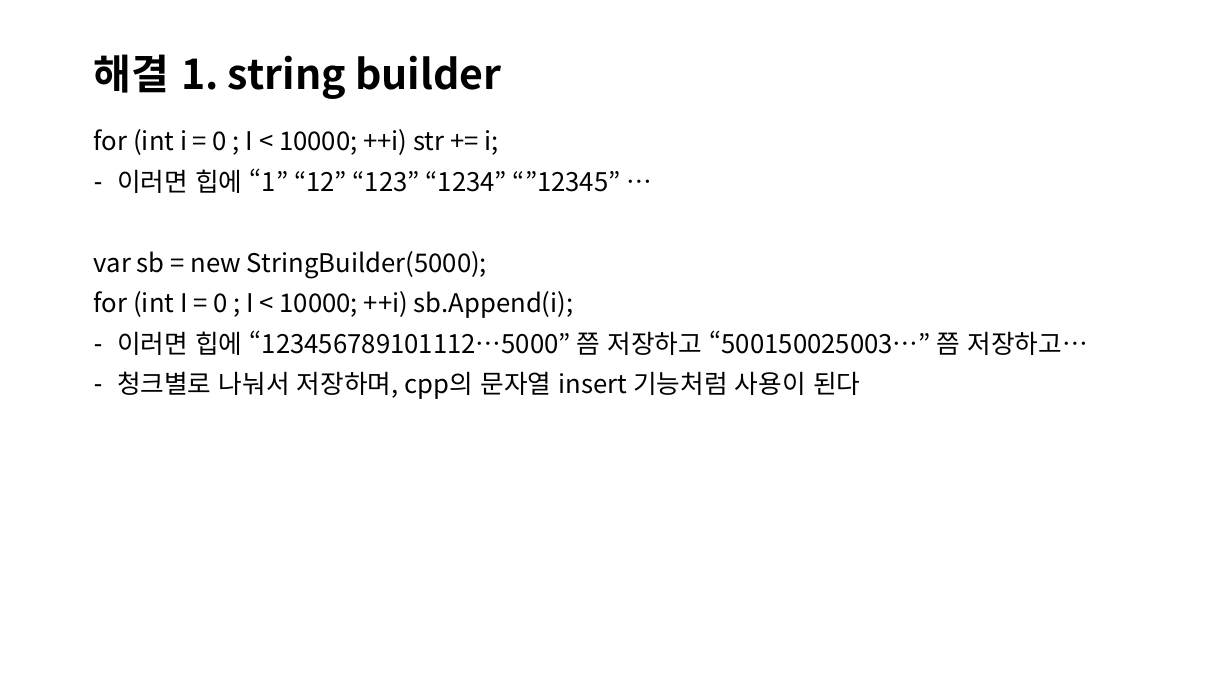
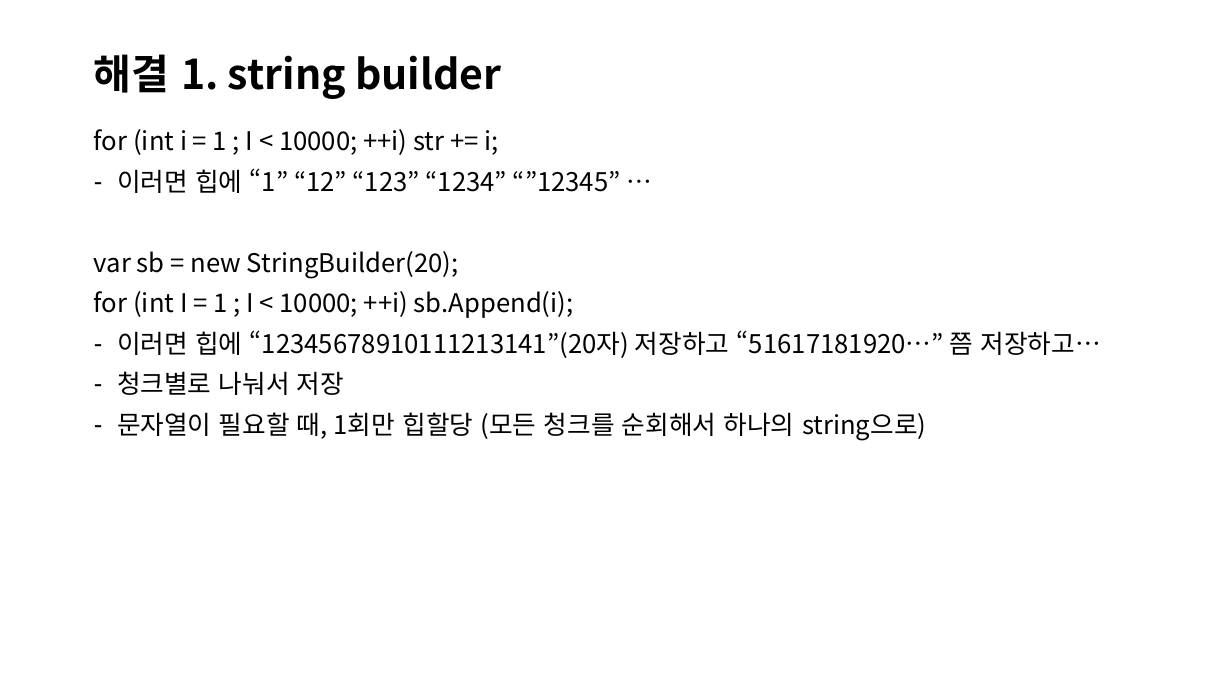
Before and after one commit to kimgaejin/CodeReview, a slide deck: slide 8 of #presentations/013_kimgaejin_string.pptx. Drawn at 1232x693 pixels with LibreOffice and Linux fonts; fonts in the diff are those of the drawing. Boxes give left, top, right and bottom in pixels: in the first picture for what was removed or moved away, otherwise in the second. Text is boxed around its words. In the diff, an @@ line names an element or a change of style, - is before the commit and + after.

Commit message:
fix

```diff
--- a/#presentations/013_kimgaejin_string.pptx
+++ b/#presentations/013_kimgaejin_string.pptx
@@ text at (94, 129, 499, 155): text changed @@
-for (int i = 0 ; I < 10000; ++i) str += i;
+for (int i = 1 ; I < 10000; ++i) str += i;
@@ text at (94, 251, 1100, 441): text changed @@
-var sb = new StringBuilder(5000);
-for (int I = 0 ; I < 10000; ++i) sb.Append(i);
-– 이러면 힙에 “123456789101112…5000” 쯤 저장하고 “500150025003…” 쯤 저장하고…
-– 청크별로 나눠서 저장하며, cpp의 문자열 insert 기능처럼 사용이 된다
+var sb = new StringBuilder(20);
+for (int I = 1 ; I < 10000; ++i) sb.Append(i);
+– 이러면 힙에 “12345678910111213141”(20자) 저장하고 “51617181920…” 쯤 저장하고…
+– 청크별로 나눠서 저장
+– 문자열이 필요할 때, 1회만 힙할당 (모든 청크를 순회해서 하나의 string으로)
```
Also in this commit, not shown: 1 other slide changed.
